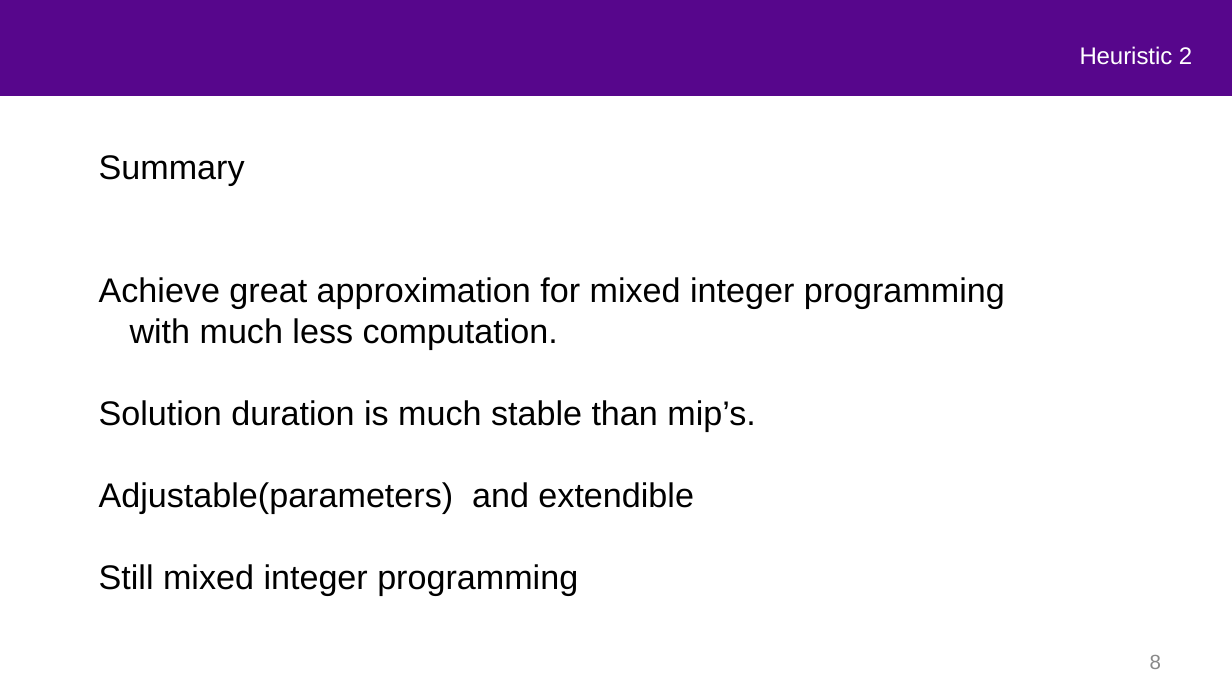
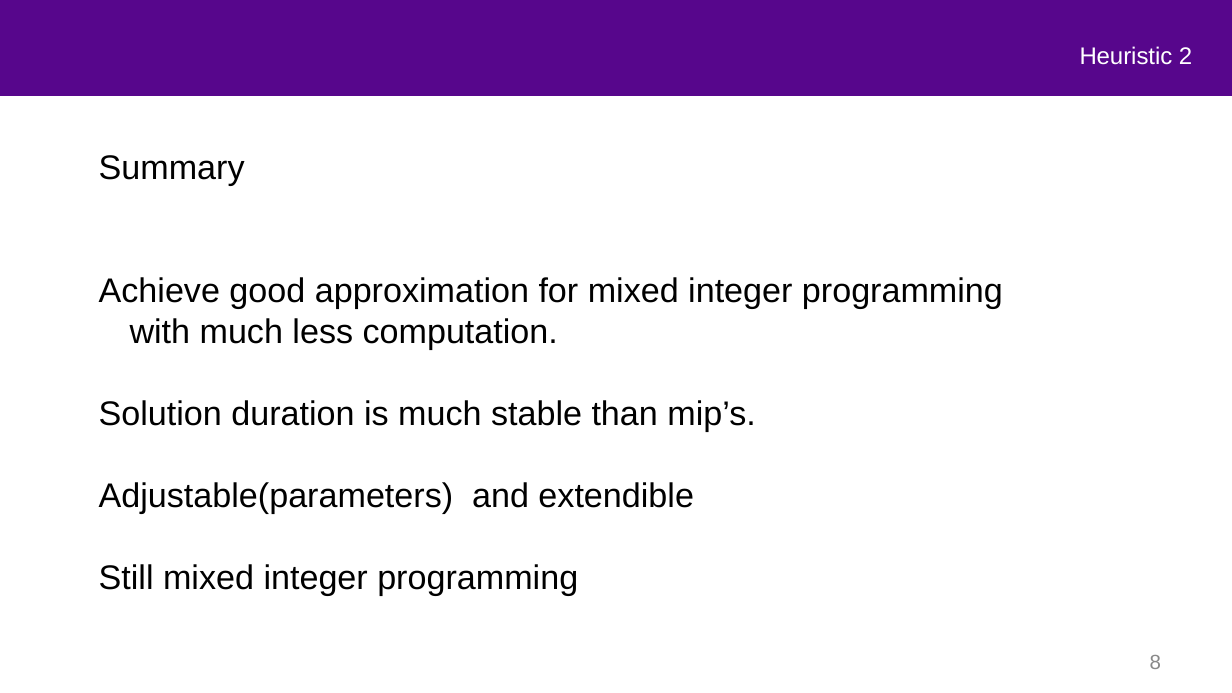
Before and after one commit to mustafafu/mec_request_routing, a slide deck: slide 8 of common_script/part2.pptx. Drawn at 1232x693 pixels with LibreOffice and Linux fonts; fonts in the diff are those of the drawing; background and template pictures are left out. Boxes give left, top, right and bottom in pixels: in the first picture for what was removed or moved away, otherwise in the second. Text is boxed around its words. In the diff, an @@ line names an element or a change of style, - is before the commit and + after.

Commit message:
modify some typos

```diff
--- a/common_script/part2.pptx
+++ b/common_script/part2.pptx
@@ text at box(99, 277, 1003, 349): text changed @@
-Achieve great approximation for mixed integer programming with much less computation.
+Achieve good approximation for mixed integer programming with much less computation.
```
Also in this commit, not shown: 3 other slides changed.
